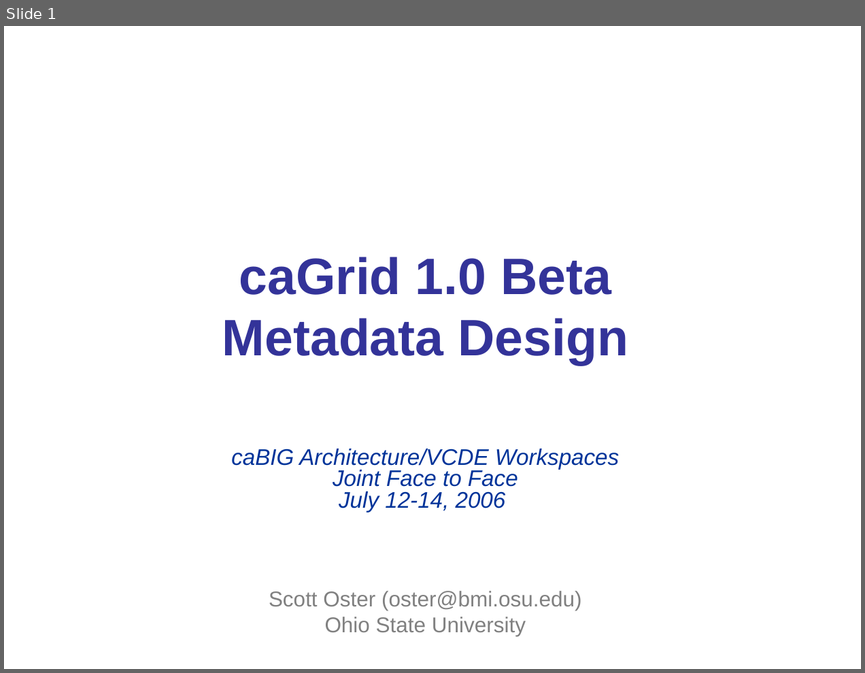
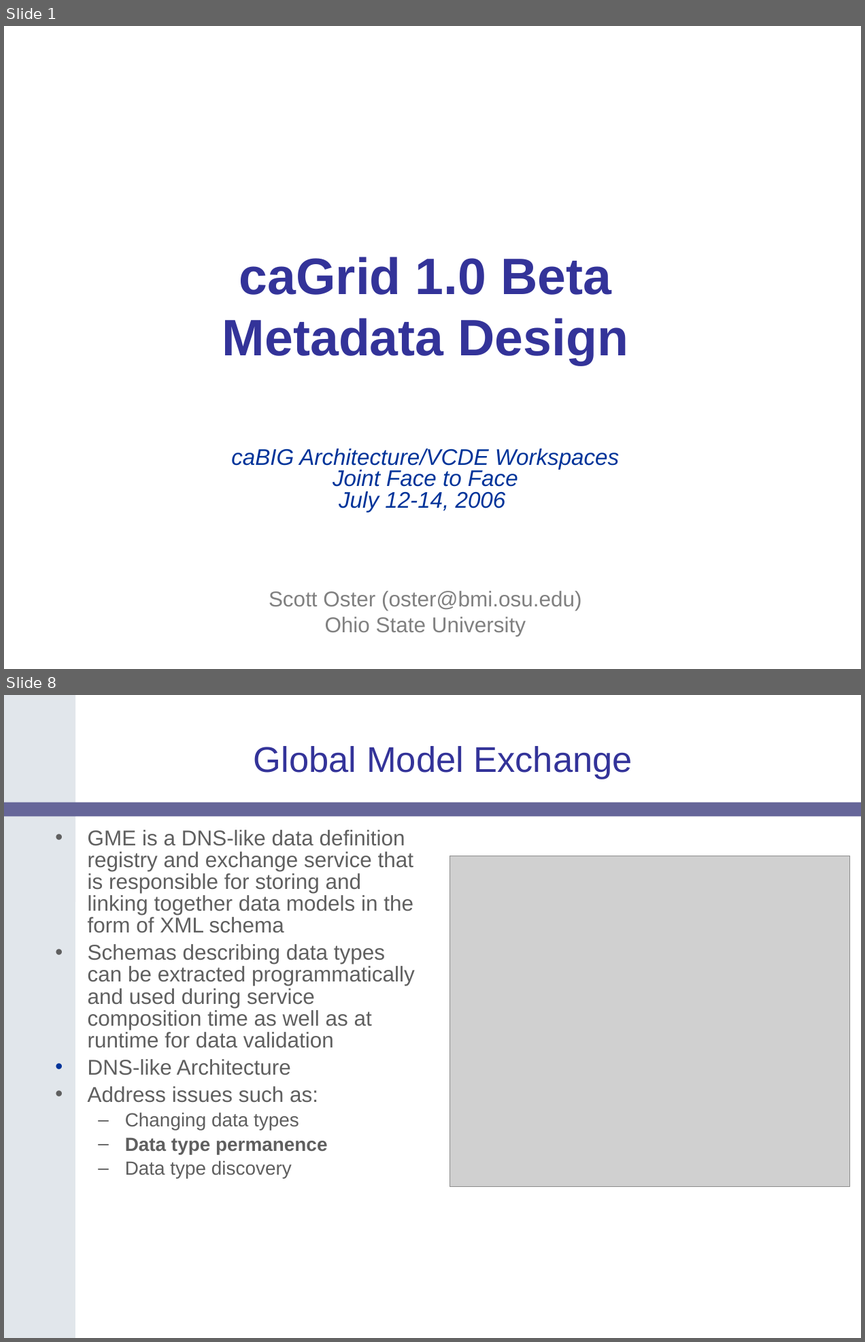
Before and after one commit to NCIP/cagrid-portal, a slide deck: cagrid-1-0/Documentation/presentations/200607_VCDE_ARCH/caGrid-1.0_Beta_Metadata.ppt. Shown one above the other, each under a label of ours: slide 1 before the commit, slides 1 and 8 after it; the slides between them are not shown. The pictures are 865x673 and 865x1342 pixels, drawn with LibreOffice and Linux fonts; fonts in the diff are those of the drawing; grey boxes stand for pictures; background and template pictures are left out. Boxes give left, top, right and bottom in pixels: in the first picture for what was removed or moved away, otherwise in the second. Text is boxed around its words. In the diff, an @@ line names an element or a change of style, - is before the commit and + after.

```diff
--- a/cagrid-1-0/Documentation/presentations/200607_VCDE_ARCH/caGrid-1.0_Beta_Metadata.ppt
+++ b/cagrid-1-0/Documentation/presentations/200607_VCDE_ARCH/caGrid-1.0_Beta_Metadata.ppt
@@ slide 8 added at bbox=[4, 695, 861, 1338], background #FFFFFF @@
@@ freeform shape added at bbox=[4, 695, 75, 1338], fill #E1E6EB @@
@@ title added at bbox=[254, 746, 632, 779], 30 pt, text #333399 @@
+Global Model Exchange
@@ rounded rectangle added at bbox=[4, 802, 861, 817], fill #666699 @@
@@ text added at bbox=[88, 830, 415, 1178], 18 pt, text #5F5F5F @@
+• GME is a DNS-like data definition registry and exchange service that is responsible for storing and linking together data models in the form of XML schema
+• Schemas describing data types can be extracted programmatically and used during service composition time as well as at runtime for data validation
+• DNS-like Architecture
+• Address issues such as:
+  – Changing data types
+  – Data type permanence
+  – Data type discovery
@@ picture added at bbox=[449, 856, 850, 1187] @@
```
Also in this commit, not shown: 41 other slides added, 1 slide removed.
